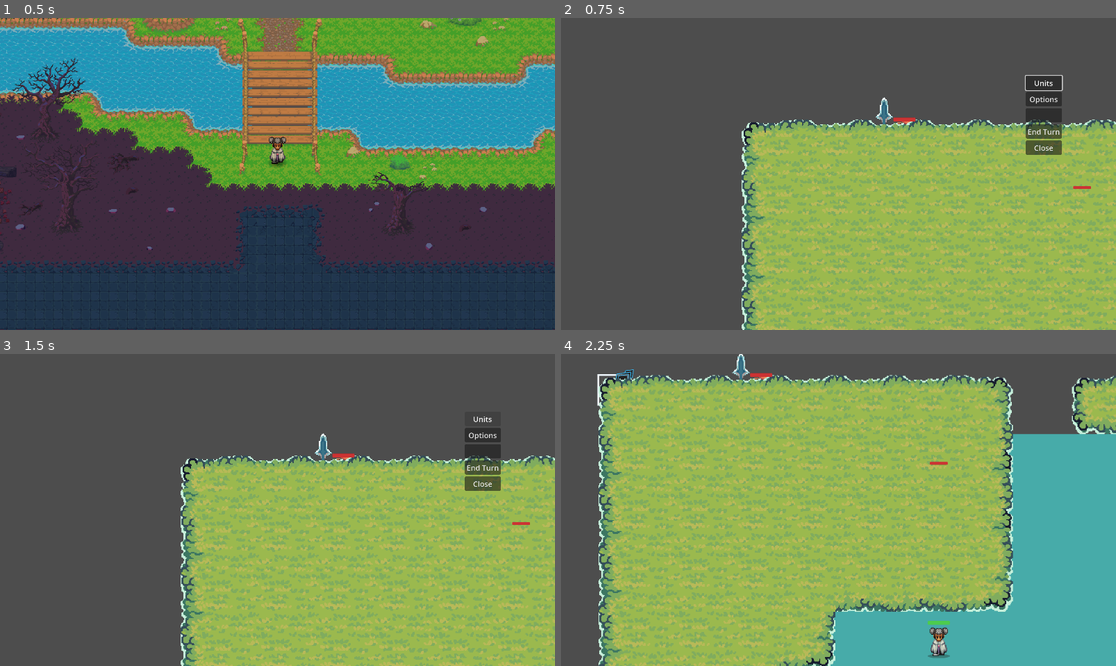
Above: before the commit, frames 1-4 (two rows, left to right).
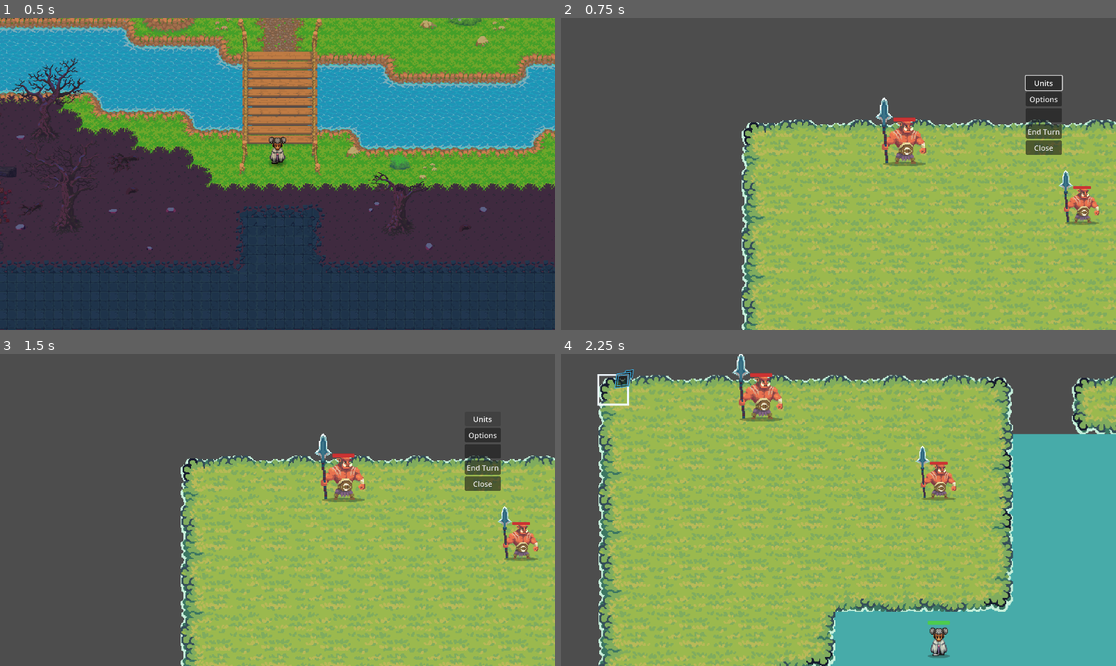
Above: after the commit, the same moments.

Repository: TheKangGaming/bloomblight
Game: Godot game, scene res://scenes/level/game.tscn
The game is run twice, just before and just after one commit, with the same random seed, the same clock (stepped at 60 frames per second) and the same inputs.
Inputs (mouse positions are in pixels of both pictures, inside the frame that each line leads up to):
- Up to frame 1 (0.5 s): no input
- Up to frame 2 (0.75 s): tap Enter (ui_accept) at 0.5 s; move the mouse to (960, 158) at 0.52 s; hold D (right) from 0.53 s (still down); tap C at 0.6 s; click (960, 158) at 0.67 s
- Up to frame 3 (1.5 s): tap Enter (ui_accept) at 0.77 s; release D (right) at 1.25 s; click "Units" at 1.25 s
- Up to frame 4 (2.25 s): click "End Turn" at 2 s

Frame 1 is identical in both runs. In frame 2, 1.2% of the frame differs, in the area x 57-97%, y 33-67%; in frame 3, 1.2%; in frame 4, 1.3%, in the area x 6-72%, y 7-47%.

Commit message:
Update CombatMap_1.tscn

Diff:
--- a/scenes/level/CombatMap_1.tscn
+++ b/scenes/level/CombatMap_1.tscn
@@ -15,77 +15,6 @@
 [ext_resource type="Script" uid="uid://nd7u3c8y1uhy" path="res://GameBoard/MapGenerator.gd" id="13_sfjbq"]
 [ext_resource type="Texture2D" uid="uid://b45wannp1vu75" path="res://graphics/TinySwords/Terrain/Tileset/Tilemap_color1.png" id="14_2qf2x"]
 [ext_resource type="Texture2D" uid="uid://dd36nah5rhdm6" path="res://graphics/TinySwords/Terrain/Tileset/Water Background color.png" id="15_d3c05"]
-
-[sub_resource type="TileSetAtlasSource" id="TileSetAtlasSource_d5mw3"]
-texture = ExtResource("5_hgyof")
-texture_region_size = Vector2i(32, 32)
-0:0/0 = 0
-1:0/0 = 0
-
-[sub_resource type="TileSet" id="TileSet_gh08p"]
-tile_size = Vector2i(32, 32)
-sources/0 = SubResource("TileSetAtlasSource_d5mw3")
-
-[sub_resource type="TileSetAtlasSource" id="TileSetAtlasSource_gh08p"]
-texture = ExtResource("7_d5mw3")
-texture_region_size = Vector2i(80, 80)
-0:0/0 = 0
-0:0/0/terrain_set = 0
-0:0/0/terrain = 0
-1:0/0 = 0
-1:0/0/terrain_set = 0
-1:0/0/terrain = 0
-1:0/0/terrains_peering_bit/right_side = 0
-1:0/0/terrains_peering_bit/left_side = 0
-2:0/0 = 0
-2:0/0/terrain_set = 0
-2:0/0/terrain = 0
-2:0/0/terrains_peering_bit/bottom_side = 0
-2:0/0/terrains_peering_bit/top_side = 0
-3:0/0 = 0
-0:1/0 = 0
-0:1/0/terrain_set = 0
-0:1/0/terrain = 0
-0:1/0/terrains_peering_bit/right_side = 0
-0:1/0/terrains_peering_bit/bottom_side = 0
-1:1/0 = 0
-1:1/0/terrain_set = 0
-1:1/0/terrain = 0
-1:1/0/terrains_peering_bit/bottom_side = 0
-1:1/0/terrains_peering_bit/left_side = 0
-2:1/0 = 0
-2:1/0/terrain_set = 0
-2:1/0/terrain = 0
-2:1/0/terrains_peering_bit/bottom_side = 0
-3:1/0 = 0
-3:1/0/terrain_set = 0
-3:1/0/terrain = 0
-3:1/0/terrains_peering_bit/left_side = 0
-0:2/0 = 0
-0:2/0/terrain_set = 0
-0:2/0/terrain = 0
-0:2/0/terrains_peering_bit/right_side = 0
-0:2/0/terrains_peering_bit/top_side = 0
-1:2/0 = 0
-1:2/0/terrain_set = 0
-1:2/0/terrain = 0
-1:2/0/terrains_peering_bit/left_side = 0
-1:2/0/terrains_peering_bit/top_side = 0
-2:2/0 = 0
-2:2/0/terrain_set = 0
-2:2/0/terrain = 0
-2:2/0/terrains_peering_bit/top_side = 0
-3:2/0 = 0
-3:2/0/terrain_set = 0
-3:2/0/terrain = 0
-3:2/0/terrains_peering_bit/right_side = 0
-
-[sub_resource type="TileSet" id="TileSet_wkw2y"]
-tile_size = Vector2i(80, 80)
-terrain_set_0/mode = 0
-terrain_set_0/terrain_0/name = "Path"
-terrain_set_0/terrain_0/color = Color(0.5, 0.34375, 0.25, 1)
-sources/0 = SubResource("TileSetAtlasSource_gh08p")
 
 [sub_resource type="TileSetAtlasSource" id="TileSetAtlasSource_mhctg"]
 texture = ExtResource("14_2qf2x")
@@ -333,9 +262,91 @@
 sources/0 = SubResource("TileSetAtlasSource_mhctg")
 sources/1 = SubResource("TileSetAtlasSource_42768")
 
+[sub_resource type="TileSetAtlasSource" id="TileSetAtlasSource_d5mw3"]
+texture = ExtResource("5_hgyof")
+texture_region_size = Vector2i(32, 32)
+0:0/0 = 0
+1:0/0 = 0
+
+[sub_resource type="TileSet" id="TileSet_gh08p"]
+tile_size = Vector2i(32, 32)
+sources/0 = SubResource("TileSetAtlasSource_d5mw3")
+
+[sub_resource type="TileSetAtlasSource" id="TileSetAtlasSource_gh08p"]
+texture = ExtResource("7_d5mw3")
+texture_region_size = Vector2i(80, 80)
+0:0/0 = 0
+0:0/0/terrain_set = 0
+0:0/0/terrain = 0
+1:0/0 = 0
+1:0/0/terrain_set = 0
+1:0/0/terrain = 0
+1:0/0/terrains_peering_bit/right_side = 0
+1:0/0/terrains_peering_bit/left_side = 0
+2:0/0 = 0
+2:0/0/terrain_set = 0
+2:0/0/terrain = 0
+2:0/0/terrains_peering_bit/bottom_side = 0
+2:0/0/terrains_peering_bit/top_side = 0
+3:0/0 = 0
+0:1/0 = 0
+0:1/0/terrain_set = 0
+0:1/0/terrain = 0
+0:1/0/terrains_peering_bit/right_side = 0
+0:1/0/terrains_peering_bit/bottom_side = 0
+1:1/0 = 0
+1:1/0/terrain_set = 0
+1:1/0/terrain = 0
+1:1/0/terrains_peering_bit/bottom_side = 0
+1:1/0/terrains_peering_bit/left_side = 0
+2:1/0 = 0
+2:1/0/terrain_set = 0
+2:1/0/terrain = 0
+2:1/0/terrains_peering_bit/bottom_side = 0
+3:1/0 = 0
+3:1/0/terrain_set = 0
+3:1/0/terrain = 0
+3:1/0/terrains_peering_bit/left_side = 0
+0:2/0 = 0
+0:2/0/terrain_set = 0
+0:2/0/terrain = 0
+0:2/0/terrains_peering_bit/right_side = 0
+0:2/0/terrains_peering_bit/top_side = 0
+1:2/0 = 0
+1:2/0/terrain_set = 0
+1:2/0/terrain = 0
+1:2/0/terrains_peering_bit/left_side = 0
+1:2/0/terrains_peering_bit/top_side = 0
+2:2/0 = 0
+2:2/0/terrain_set = 0
+2:2/0/terrain = 0
+2:2/0/terrains_peering_bit/top_side = 0
+3:2/0 = 0
+3:2/0/terrain_set = 0
+3:2/0/terrain = 0
+3:2/0/terrains_peering_bit/right_side = 0
+
+[sub_resource type="TileSet" id="TileSet_wkw2y"]
+tile_size = Vector2i(80, 80)
+terrain_set_0/mode = 0
+terrain_set_0/terrain_0/name = "Path"
+terrain_set_0/terrain_0/color = Color(0.5, 0.34375, 0.25, 1)
+sources/0 = SubResource("TileSetAtlasSource_gh08p")
+
 [node name="Node2D" type="Node2D" unique_id=715923779]
 metadata/_edit_vertical_guides_ = [768.0]
 metadata/_edit_horizontal_guides_ = [352.0]
+
+[node name="Ground_Layer" type="TileMapLayer" parent="." unique_id=744419462]
+tile_set = SubResource("TileSet_vtv1r")
+
+[node name="Elevated_Layer" type="TileMapLayer" parent="." unique_id=1526227229]
+z_index = 1
+tile_set = SubResource("TileSet_vtv1r")
+
+[node name="Water_Layer" type="TileMapLayer" parent="." unique_id=726337511]
+z_index = -1
+tile_set = SubResource("TileSet_vtv1r")
 
 [node name="GameBoard" type="Node2D" parent="." unique_id=578916424]
 script = ExtResource("2_n7604")
@@ -394,14 +405,3 @@
 water_layer = NodePath("../Water_Layer")
 ground_layer = NodePath("../Ground_Layer")
 elevated_layer = NodePath("../Elevated_Layer")
-
-[node name="Ground_Layer" type="TileMapLayer" parent="." unique_id=744419462]
-tile_set = SubResource("TileSet_vtv1r")
-
-[node name="Elevated_Layer" type="TileMapLayer" parent="." unique_id=1526227229]
-z_index = 1
-tile_set = SubResource("TileSet_vtv1r")
-
-[node name="Water_Layer" type="TileMapLayer" parent="." unique_id=726337511]
-z_index = -1
-tile_set = SubResource("TileSet_vtv1r")
